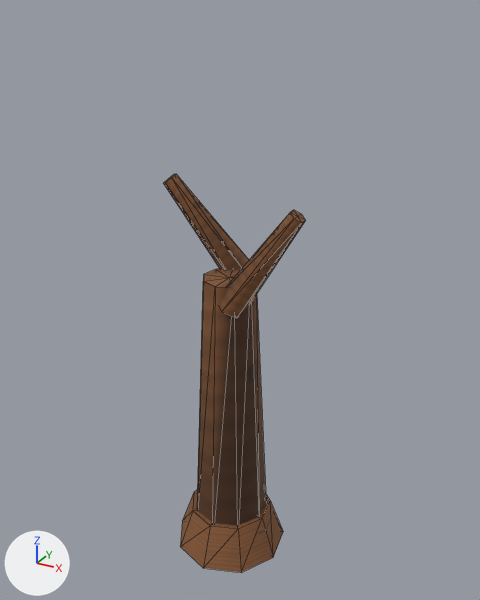
Two versions of the glTF model public/meydan/deneme/prop_agac_govde.glb, one commit apart.
Rendered twice from a camera (50 mm lens) standing at (2.25, -3.93, 4.21) and looking at (0.05, 0.07, 2.2). Every picture has the same lights, and +X, +Y and +Z are marked at lower left. The picture after the commit comes second. Mesh edges are drawn as thin lines. Vertices at exactly the same position are counted once.

The older version as bpy lines, for what is in view:
```python
me_mesh_0 = bpy.data.meshes.new('Mesh_0')
me_mesh_0.from_pydata(...)  # 72 vertices, 120 faces; spans x -0.56..0.62, y -0.46..0.43, z 0.0..3.1
me_mesh_0.materials.append(mat_atlas)
# before: 44 (0.57, -0.16, 2.97) at pixel (294, 218), 50 (0.57, -0.04, 2.97) at pixel (301, 214), 52 (0.53, -0.07, 3.0) at pixel (293, 209), 54 (0.53, -0.13, 3.0) at pixel (290, 212), 56 (0.57, -0.1, 2.97) at pixel (297, 216)
ob_prop_agac_govde = bpy.data.objects.new('prop_agac_govde', me_mesh_0)
ob_prop_agac_govde.location = (0.0, 0.0, 0.0)
```
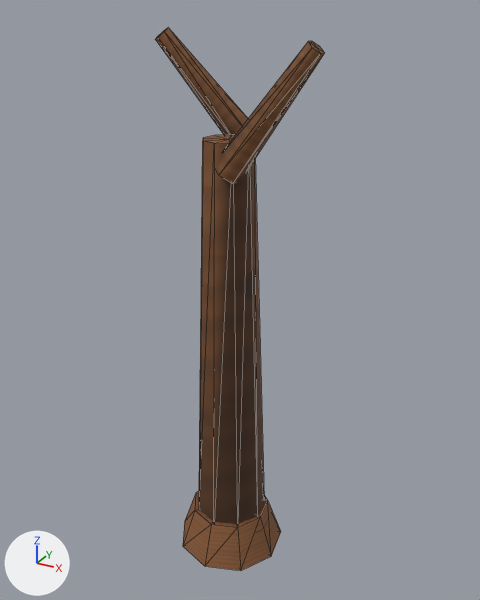
Pixel boxes (x1, y1, x2, y2) of what changed, in the pictures (480 x 600 px; the box of a moved part takes in the faces that stretch with it):
'prop_agac_govde', reshaped (18% wider, 36% taller): before (163, 174, 306, 573); after (155, 28, 324, 571)
part 1 of me_mesh_0, moved or reshaped: before (197, 269, 266, 526); after (199, 135, 264, 524)
part 2 of me_mesh_0, moved or reshaped: before (163, 174, 249, 270); after (155, 28, 248, 135)
part 3 of me_mesh_0, moved or reshaped: before (219, 210, 306, 318); after (216, 41, 324, 183)

The change, as a diff of the scene's bpy script:
```diff
--- a/public/meydan/deneme/prop_agac_govde.glb.py
+++ b/public/meydan/deneme/prop_agac_govde.glb.py
@@ me_mesh_0 @@
 # used by ob_prop_agac_govde; location = (0.0, 0.0, 0.0)
-me_mesh_0.from_pydata(...)  # 72 vertices, 120 faces; spans x -0.56..0.62, y -0.46..0.43, z 0.0..3.1
-me_mesh_0.vertices[45].co = (0.07, -0.22, 2.23)  # pixel (221, 311)
-me_mesh_0.vertices[46].co = (0.62, -0.13, 2.94)  # pixel (301, 222)
-me_mesh_0.vertices[47].co = (0.15, -0.16, 2.17)  # pixel (236, 318)
-me_mesh_0.vertices[48].co = (0.62, -0.07, 2.94)  # pixel (305, 220)
-me_mesh_0.vertices[49].co = (0.15, -0.04, 2.17)
-me_mesh_0.vertices[51].co = (0.07, 0.02, 2.23)
-me_mesh_0.vertices[53].co = (-0.02, -0.04, 2.29)
-me_mesh_0.vertices[55].co = (-0.02, -0.16, 2.29)
-me_mesh_0.vertices[57].co = (0.07, -0.1, 2.23)
+me_mesh_0.from_pydata(...)  # 72 vertices, 120 faces; spans x -0.6..0.69, y -0.44..0.43, z 0.0..4.09
+# me_mesh_0 part 1: the loose piece of 22 vertices spanning x -0.32..0.32, y -0.32..0.3, z 0.0..2.4 is scaled about the mesh origin by (0.927, 0.927, 1.42)
+# me_mesh_0 part 2: the loose piece of 14 vertices spanning x -0.56..0.04, y -0.02..0.38, z 2.26..3.1 is multiplied about its middle by the matrix ((0.997, 0.015, -0.048), (-0.017, 0.997, -0.049), (0.047, 0.05, 0.996)), then moved by (-0.02, 0.05, 1.0)
+# me_mesh_0 part 3
+for i in [44, 50, 52, 54, 56]: me_mesh_0.vertices[i].co += Vector((0.08, 0.0, 1.03))
+me_mesh_0.vertices[45].co = (0.05, -0.21, 3.2)  # pixel (218, 175)
+me_mesh_0.vertices[46].co = (0.69, -0.13, 3.97)  # pixel (320, 53)
+me_mesh_0.vertices[47].co = (0.12, -0.16, 3.14)  # pixel (232, 183)
+me_mesh_0.vertices[48].co = (0.69, -0.07, 3.97)  # pixel (324, 52)
+me_mesh_0.vertices[49].co = (0.12, -0.05, 3.14)
+me_mesh_0.vertices[51].co = (0.05, 0.01, 3.2)
+me_mesh_0.vertices[53].co = (-0.03, -0.05, 3.26)
+me_mesh_0.vertices[55].co = (-0.03, -0.16, 3.26)
+me_mesh_0.vertices[57].co = (0.05, -0.1, 3.2)
+# other edits to the shape of me_mesh_0 do not show in these pictures
 me_mesh_0.materials.append(mat_atlas)
```
